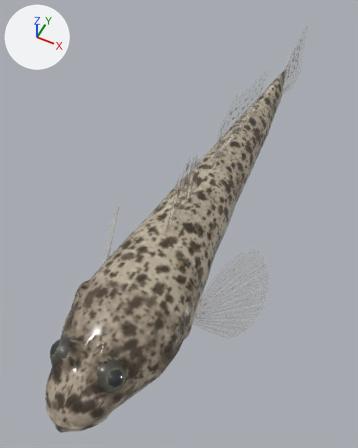
One commit to the glTF model Himehaze/models/himehaze_lod1.glb: the scene before it, then after it.
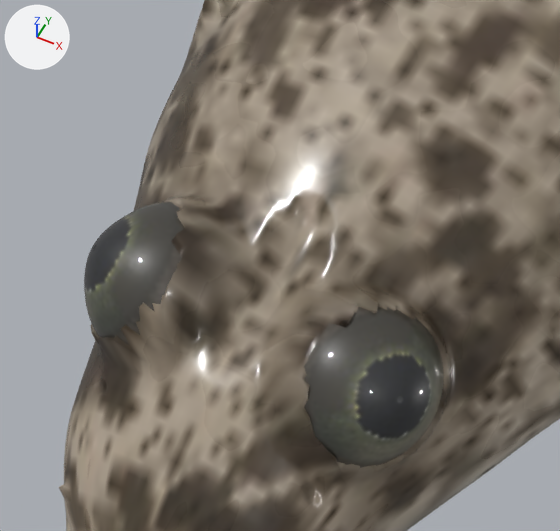
Each version is shown whole from a 50 mm camera at (0.01196, -0.03291, 0.03201) aimed at (-0.00202, -0.00496, -0.00294), then close up on the part from 9% to 42% of the width and 66% to 91% of the height. The lights are fixed; the arrows at upper left show +X, +Y and +Z. The older version's two pictures come first. Vertices at exactly the same position are counted once.

Script lines for the objects in view, before the commit:
```python
me_body = bpy.data.meshes.new('Body')
me_body.from_pydata(...)  # 19058 vertices, 38112 faces; spans x -0.0043..0.0043, y -0.0262..0.0184, z -0.0037..0.0032
me_body.materials.append(mat_himehaze_body)
me_eye = bpy.data.meshes.new('Eye')
me_eye.from_pydata(...)  # 6209 vertices, 12192 faces; spans x -0.00117..0.00117, y -0.00126..0.00117, z -0.00117..0.00117
me_eye.materials.append(mat_himehaze_eye)  # picture img_eye_iris
ob_body = bpy.data.objects.new('Body', me_body)
ob_body.location = (0.0, 0.0, 0.0)
ob_eye_l = bpy.data.objects.new('Eye_L', me_eye)
ob_eye_l.location = (0.00155, -0.0223, 0.00163)
ob_eye_l.rotation_euler = (-0.692, 0.0, 1.282)  # degrees (-40, 0, 73)
ob_eye_r = bpy.data.objects.new('Eye_R', me_eye)
ob_eye_r.location = (-0.00155, -0.0223, 0.00163)
ob_eye_r.rotation_euler = (-0.692, 0.0, -1.282)  # degrees (-40, 0, -73)
```
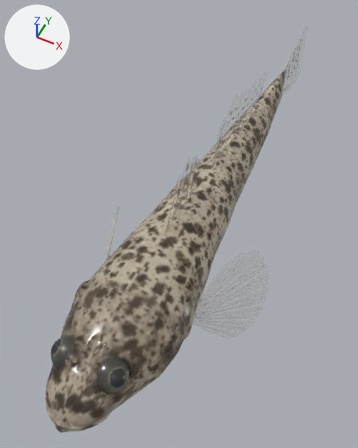
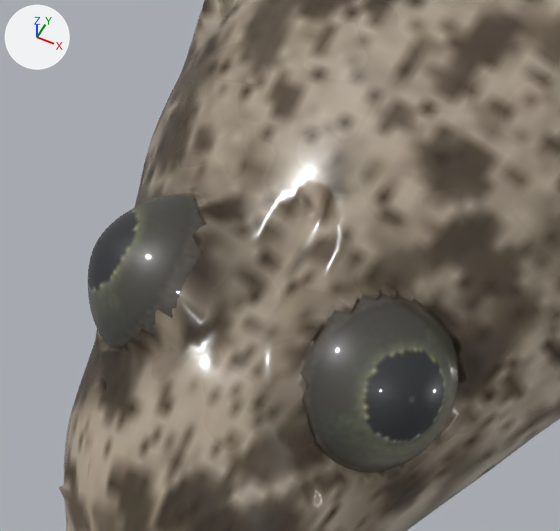
Changed parts and their boxes [x1, y1, x2, y2] in the close-ups (560 x 531 px; the box of a moved part takes in the faces that stretch with it):
'Eye_L', moved, rescaled (13% wider, 12% taller)
    before: [304, 307, 444, 468]
    after: [300, 293, 459, 473]
'Eye_R', moved, rescaled (17% wider, 8% taller)
    before: [84, 201, 185, 346]
    after: [88, 193, 206, 349]
part 1 of me_eye, moved or reshaped
    before: [84, 201, 444, 468]
    after: [88, 193, 459, 473]
part 2 of me_body, moved or reshaped
    before: [91, 183, 471, 487]
    after: [96, 182, 472, 488]

The change, as a list of edits to the scene's bpy script:
```text
Change me_eye:
    used by ob_eye_l; location = (0.00155, -0.0223, 0.00163); rotation_euler = (-0.692, 0.0, 1.282), in degrees (-40, 0, 73)
    remove me_eye.from_pydata(...)  # 6209 vertices, 12192 faces; spans x -0.00117..0.00117, y -0.00126..0.00117, z -0.00117..0.00117
    add me_eye.from_pydata(...)  # 6209 vertices, 12192 faces; spans x -0.00127..0.00127, y -0.00137..0.00127, z -0.00127..0.00127
    me_eye part 1: the whole mesh is scaled about its middle by 1.09
Change me_body:
    where me_body.from_pydata(...)  # 19058 vertices, 38112 faces; spans x -0.0043..0.0043, y -0.0262..0.0184, z -0.0037..0.0032
    used by ob_body; location = (0.0, 0.0, 0.0)
    me_body part 2: 397 of 19058 vertices moved; they spanned x -0.0027..0.0027, y -0.0235..-0.0207, z 0.0007..0.0028 and now span x -0.0027..0.0027, y -0.0235..-0.0207, z 0.0008..0.0026; mean shift (0.0, 0.0, -0.0002); largest move (0.0026, -0.0219, 0.0015) -> (0.0019, -0.0219, 0.0011)
Change ob_eye_l:
    ob_eye_l.location: (0.00155, -0.0223, 0.00163) -> (0.00155, -0.02213, 0.00138)
Change ob_eye_r:
    ob_eye_r.location: (-0.00155, -0.0223, 0.00163) -> (-0.00155, -0.02213, 0.00138)
```
